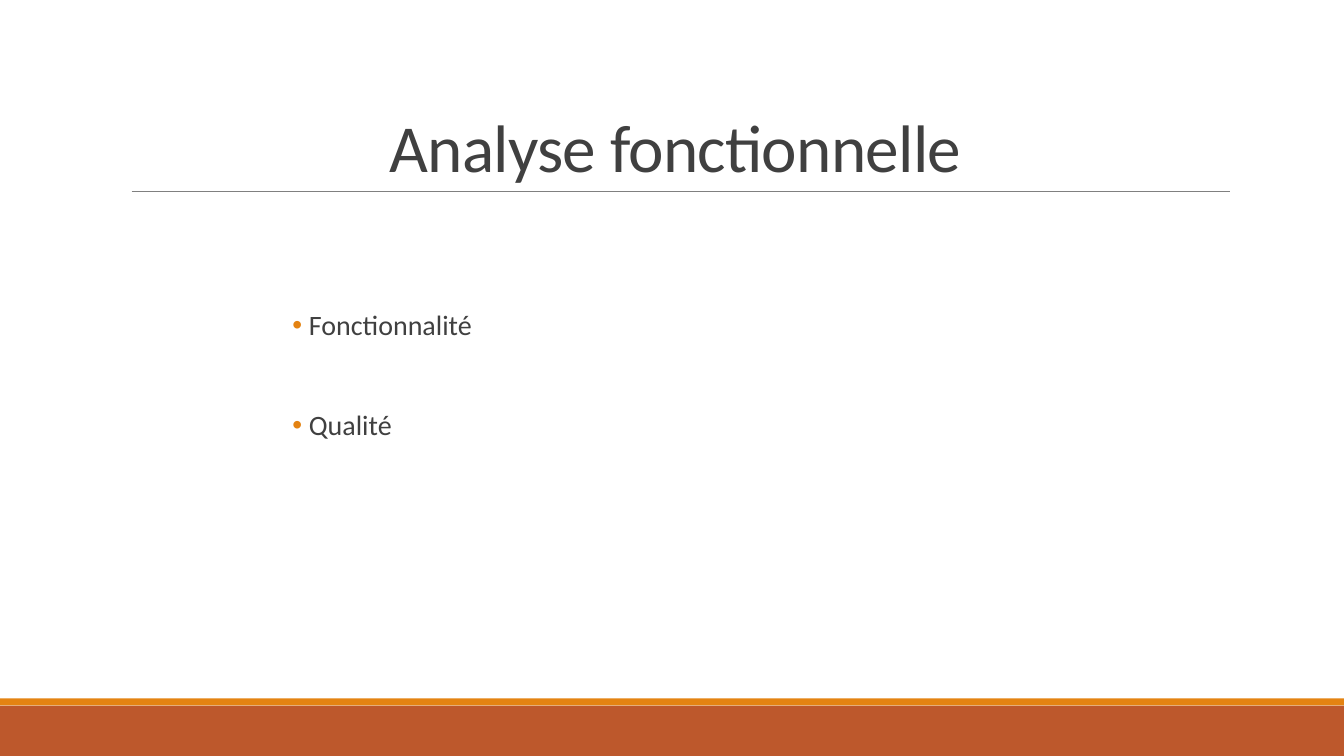
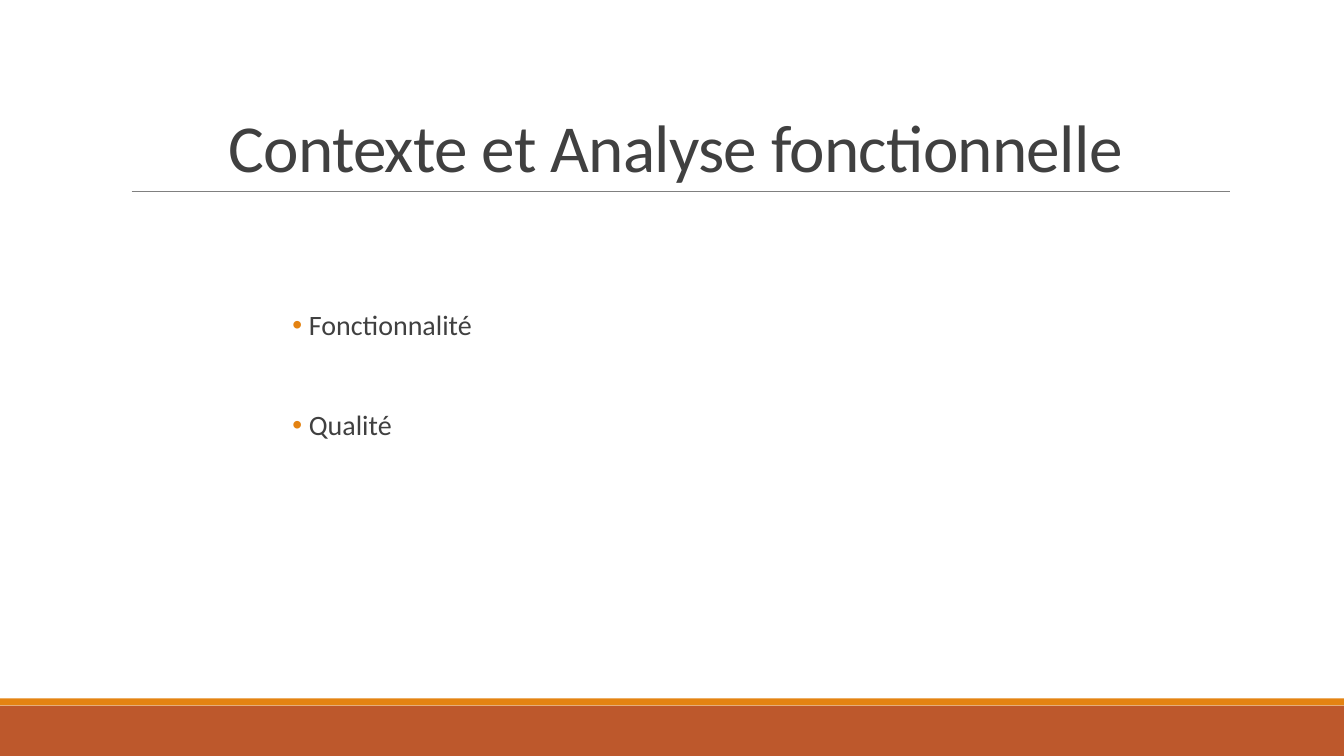
Before and after one commit to Orionde/Mew-Project, a slide deck: slide 3 of blabla/Rendu/Projet Booker it2 - V1.pptx (slide 5 before the commit). Drawn at 1344x756 pixels with LibreOffice and Linux fonts; fonts in the diff are those of the drawing. Boxes give left, top, right and bottom in pixels: in the first picture for what was removed or moved away, otherwise in the second. Text is boxed around its words. In the diff, an @@ line names an element or a change of style, - is before the commit and + after.

```diff
--- a/blabla/Rendu/Projet Booker it2 - V1.pptx
+++ b/blabla/Rendu/Projet Booker it2 - V1.pptx
@@ title at (x1=228, y1=125, x2=1122, y2=183): text changed @@
-Analyse fonctionnelle
+Contexte et Analyse fonctionnelle
```
Also in this commit, not shown: 1 other slide changed, 2 slides removed.
